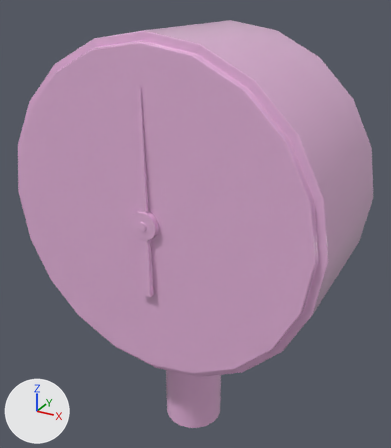
Before and after pictures for a commit that changed the FBX model Assets/3D Assets/Final Deliverable/Pressure_Gauge.fbx.
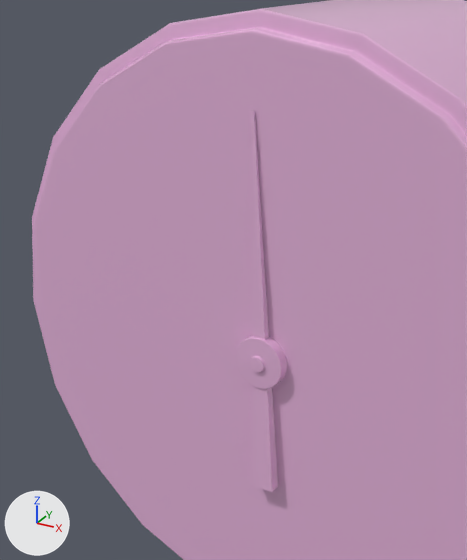
Each version appears first whole from a 50 mm lens placed at (0.154, -0.773, 0.154), pointed at (0.0, -0.493, 0.014), and next in a close-up on the part from 0% to 66% of the width and 6% to 75% of the height. Lighting does not change. The marker at lower left points along +X, +Y and +Z. Where no turn or scale is listed for an object, it has been applied to the vertices.

Names of what the first close-up shows: 'pressure_gauge', 'pressure_gauge_arrow', 'pressure_guage_arrow_attachment'.
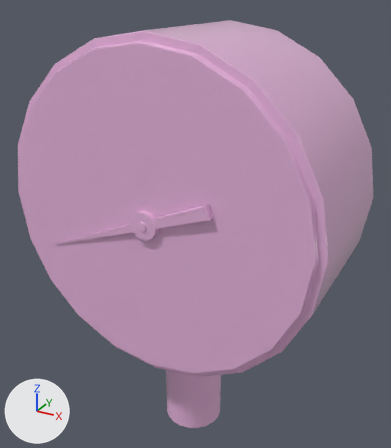
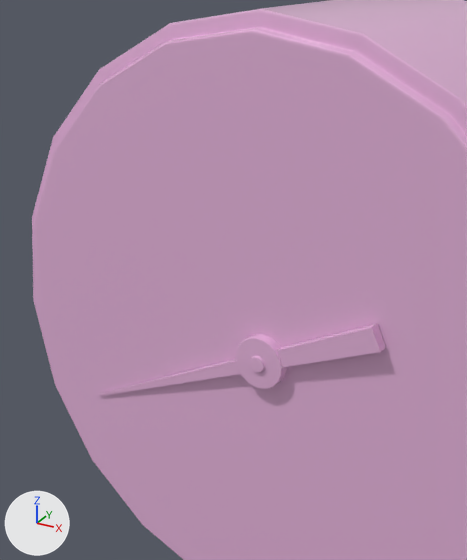
ob_pressure_gauge_needle is not drawn itself; it is the parent of ob_pressure_gauge_arrow, ob_pressure_guage_arrow_attachment.

What differs and where, as boxes (x1, y1, x2, y2) in the close-ups (467 x 560 px):
'pressure_gauge_arrow', turned: before (252, 111, 278, 492); after (99, 323, 386, 396)
'pressure_guage_arrow_attachment', turned: before (236, 336, 287, 389); after (236, 334, 287, 389)

What the commit changed:
Object 'pressure_gauge_needle' (ob_pressure_gauge_needle) turns from (0, 0, 0) to (0, 0, 112) degrees about x, y and z.
